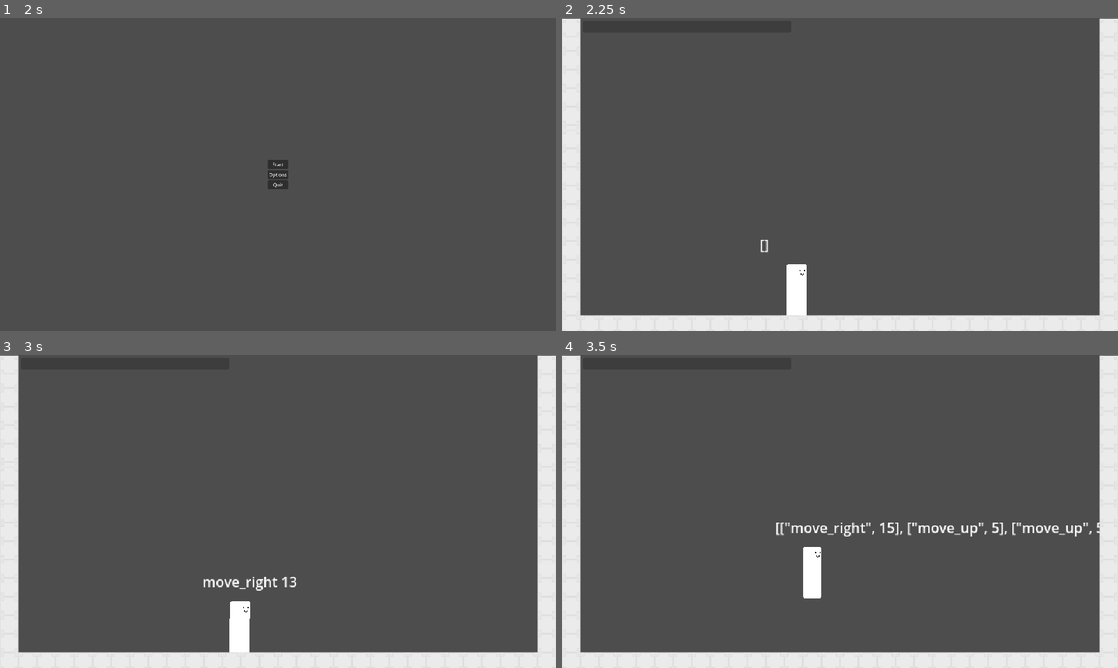
Above: before the commit, frames 1-4 (two rows, left to right).
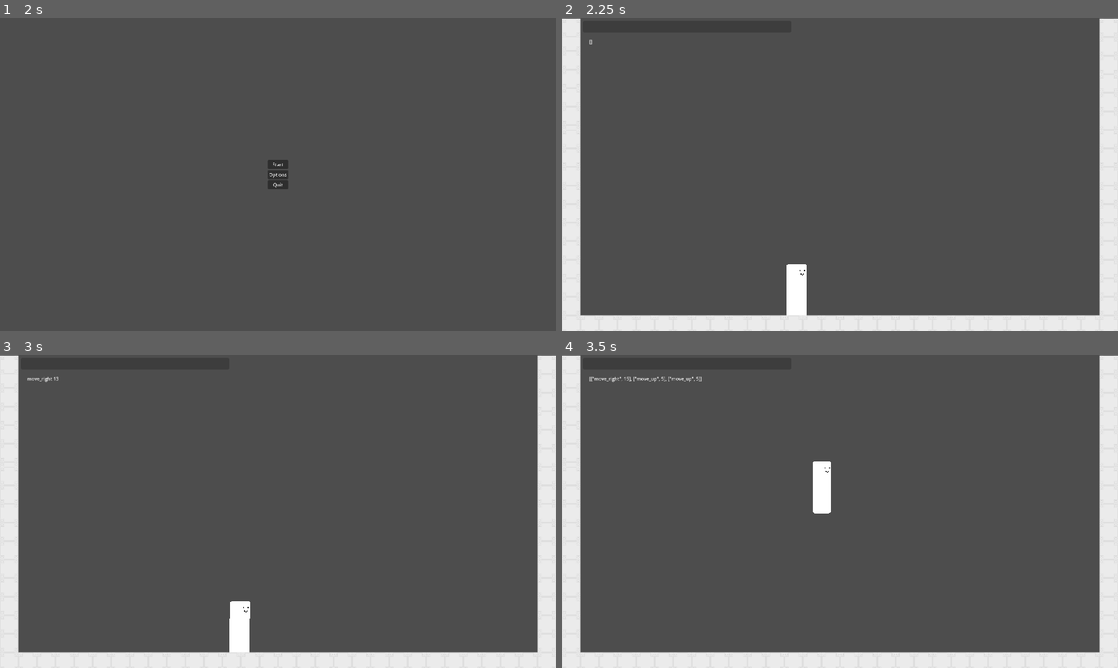
Above: after the commit, the same moments.

Repository: Mysteria0/To-Be-Name-Fighting-Game
Game: Godot game, scene res://menu.tscn
Two runs of this game, one before a commit and one after it. Both use one fixed random seed, a clock stepped at 60 frames per second and the inputs below.
Inputs:
- Up to frame 1 (2 s): click "Options" at 0.5 s; click "Return To Main Menu" at 1.25 s
- Up to frame 2 (2.25 s): click "Start" at 2 s
- Up to frame 3 (3 s): tap Enter at 2.75 s; hold D (move_right) from 2.78 s (still down); tap U (action_a) at 2.85 s
- Up to frame 4 (3.5 s): keep holding D (move_right); tap W (move_up) at 3.02, 3.32 s; tap I (action_b) at 3.05 s

Frame 1 is identical in both runs. In frame 2, less than 0.1% of the frame differs, in the area x 4-38%, y 6-75%; in frame 3, 0.3%; in frame 4, 2.0%, in the area x 4-97%, y 6-78%.
Error after the commit: Parse Error: Identifier "MoveController" not declared in the current scope. (res://Scripts/State)

Commit message:
slight cleanup, currently making the Movement controller to modularize movement code

Diff:
--- a/Player.tscn
+++ b/Player.tscn
@@ -180,12 +180,17 @@
 animation = &"Idle"
 
 [node name="InputReader" parent="." unique_id=1356831098 instance=ExtResource("27_yt0h1")]
+visible = false
 position = Vector2(-43, -61)
 SpecialsList = Array[Array]([["move_down", "move_left"]])
 
-[node name="MovementCode" type="Node" parent="." unique_id=423301028]
+[node name="MovementCode" type="Node" parent="." unique_id=423301028 node_paths=PackedStringArray("parent")]
 unique_name_in_owner = true
 script = ExtResource("28_vd78s")
+PerPXGravity = 980
+PerPXForwardSpeed = 65
+PerPXBackwardSpeed = 50
+parent = NodePath("..")
 metadata/_custom_type_script = "uid://c344dhuvt3awv"
 
 [connection signal="animation_finished" from="Sprites" to="state_machine/Tsurugi Jump" method="_on_sprites_animation_finished"]
--- a/Scripts/Input Reader/input_reader.gd
+++ b/Scripts/Input Reader/input_reader.gd
@@ -1,17 +1,17 @@
 extends Node2D
 
 
-@export_category("Specials And Normals")
+@export_category('Specials And Normals')
 @export var NormalsList : Array[Array]
 @export var SpecialsList : Array[Array]
 
 
-var validMotionInputs = ["move_left","move_right","move_down","move_up","move_leftdown"]
-var validAttackInputs = ["action_a","action_b","action_c","action_d"]
+var validMotionInputs = ['move_left','move_right','move_down','move_up','move_leftdown']
+var validAttackInputs = ['action_a','action_b','action_c','action_d']
 var RecentMotionInputs = []
 
-var currentMotionInput = "Neutral"
-var currentAttackInput = "Nothing"
+var currentMotionInput = 'Neutral'
+var currentAttackInput = 'Nothing'
 
 var holdtime : int
 var memorybuffer : int
@@ -32,22 +32,22 @@
 func _process(_delta: float) -> void:
 	handle_MotionInputs()
 	handle_AttackInputs()
-	if currentMotionInput == "Neutral":
-		$Control/Recent_input.text = str(RecentMotionInputs)##"Neutral " + str(holdtime)
+	if currentMotionInput == 'Neutral':
+		$Control/Recent_input.text = str(RecentMotionInputs)##'Neutral ' + str(holdtime)
 	else:
-		$Control/Recent_input.text = str(currentMotionInput) + " " + str(holdtime)
-	if currentAttackInput != "Nothing":
-		$Control/Recent_input.text += " " + str(currentAttackInput)
+		$Control/Recent_input.text = str(currentMotionInput) + ' ' + str(holdtime)
+	if currentAttackInput != 'Nothing':
+		$Control/Recent_input.text += ' ' + str(currentAttackInput)
 
 	remove_OldMotionInputs()
 
 func handle_MotionInputs() -> void:
-	if currentMotionInput != "Neutral":
+	if currentMotionInput != 'Neutral':
 		if Input.is_action_pressed(currentMotionInput):
 			holdtime += 1
 			RecentMotionInputs[-1][1] = clamp(holdtime,1,999)
 		if Input.is_action_just_released(currentMotionInput):
-			currentMotionInput = "Neutral"
+			currentMotionInput = 'Neutral'
 			holdtime = 1
 	else:
 		holdtime += 1
@@ -55,7 +55,7 @@
 
 func handle_AttackInputs() -> void:
 	if Input.is_action_just_released(currentAttackInput):
-		currentAttackInput = "Nothing"
+		currentAttackInput = 'Nothing'
 
 func remove_OldMotionInputs() -> void:
 	if !RecentMotionInputs.is_empty() and !Input.is_action_pressed(currentMotionInput):
--- a/Scripts/Main Menu/menu.gd
+++ b/Scripts/Main Menu/menu.gd
@@ -8,11 +8,11 @@
 
 
 func _on_start_pressed() -> void:
-	get_tree().change_scene_to_file("res://main.tscn")
+	get_tree().change_scene_to_file('res://main.tscn')
 
 
 func _on_options_pressed() -> void:
-	get_tree().change_scene_to_file("res://Settings.tscn")
+	get_tree().change_scene_to_file('res://Settings.tscn')
 
 
 func _on_quit_pressed() -> void:
--- a/Scripts/State Machine/Movement.gd
+++ b/Scripts/State Machine/Movement.gd
@@ -1 +1,18 @@
 class_name MovementCode extends Node
+
+@export var PerPXGravity : int
+@export var PerPXForwardSpeed : int
+@export var PerPXBackwardSpeed : int
+
+@export var parent : CharacterBody2D
+
+func Move_Character(input : String, override = 0) -> void:
+	if input == 'move_up':
+		parent.velocity.y -= 700 if override == 0 else override
+	elif input == 'move_left':
+		parent.velocity.x = -PerPXBackwardSpeed if override == 0 else -override
+	elif input == 'move_right':
+		parent.velocity.x = PerPXForwardSpeed if override == 0 else override
+	else:
+		parent.velocity.y += PerPXGravity if override == 0 else override
+	parent.move_and_slide()
--- a/Scripts/State Machine/Tsurugi States/tsurugi_falling.gd
+++ b/Scripts/State Machine/Tsurugi States/tsurugi_falling.gd
@@ -7,8 +7,7 @@
 
 
 func process_physics(delta: float) -> State:
-	parent.velocity.y += 1000*delta
-	parent.move_and_slide()
+	MoveController.Move_Character("Null",0)
 	if parent.is_on_floor():
 		return landing_state
 	return null
--- a/Scripts/State Machine/Tsurugi States/tsurugi_jump.gd
+++ b/Scripts/State Machine/Tsurugi States/tsurugi_jump.gd
@@ -12,9 +12,9 @@
 func process_physics(_delta: float) -> State:
 	parent.move_and_slide()
 	if whydoihavetouseaboolean:
-		if Input.is_action_pressed("move_left"):
+		if Input.is_action_pressed('move_left'):
 			parent.velocity.x = -100
-		elif Input.is_action_pressed("move_right"):
+		elif Input.is_action_pressed('move_right'):
 			parent.velocity.x = 100
 		parent.velocity.y = -700
 		parent.move_and_slide()
--- a/Scripts/State Machine/Tsurugi States/tsurugi_landing.gd
+++ b/Scripts/State Machine/Tsurugi States/tsurugi_landing.gd
@@ -16,14 +16,14 @@
 	parent.velocity.y += 980*delta
 	parent.move_and_slide()
 	if hopethisworks:
-		if !Input.is_action_pressed("move_up") and !Input.is_action_pressed("move_down"):
+		if !Input.is_action_pressed('move_up') and !Input.is_action_pressed('move_down'):
 			if Input.is_action_pressed('move_left') or Input.is_action_pressed('move_right'):
 				return move_state
 			else:
 				return idle_state
-		elif Input.is_action_pressed("move_up"):
+		elif Input.is_action_pressed('move_up'):
 			return jump_state
-		elif Input.is_action_pressed("move_down"):
+		elif Input.is_action_pressed('move_down'):
 			return crouching_state
 		else:
 			return idle_state
--- a/Scripts/State Machine/Tsurugi States/tsurugi_moving.gd
+++ b/Scripts/State Machine/Tsurugi States/tsurugi_moving.gd
@@ -7,9 +7,9 @@
 
 func enter() -> void:
 	super()
-	if Input.is_action_pressed("move_left"):
+	if Input.is_action_pressed('move_left'):
 		parent.velocity.x = -50
-	elif Input.is_action_pressed("move_right"):
+	elif Input.is_action_pressed('move_right'):
 		parent.velocity.x = 65
 
 func process_input(_event: InputEvent) -> State:
@@ -17,9 +17,9 @@
 		return jump_state
 	if Input.is_action_pressed('move_down') and parent.is_on_floor():
 		return crouching_state
-	if Input.is_action_pressed("move_left"):
+	if Input.is_action_pressed('move_left'):
 		parent.velocity.x = -50
-	elif Input.is_action_pressed("move_right"):
+	elif Input.is_action_pressed('move_right'):
 		parent.velocity.x = 65
 	else:
 		return idle_state
--- a/Scripts/State Machine/state_machine.gd
+++ b/Scripts/State Machine/state_machine.gd
@@ -1,6 +1,7 @@
 extends Node
 
 @export var starting_state : State
+
 
 var current_state : State
 var Current_Motion : String
--- a/Scripts/Universal Code/settings.gd
+++ b/Scripts/Universal Code/settings.gd
@@ -14,4 +14,4 @@
 
 
 func _on_back_pressed() -> void:
-	get_tree().change_scene_to_file("res://menu.tscn")
+	get_tree().change_scene_to_file('res://menu.tscn')
--- a/main.tscn
+++ b/main.tscn
@@ -28,5 +28,4 @@
 [node name="Levels" parent="." unique_id=1548540644 instance=ExtResource("3_h2yge")]
 
 [node name="InputReader" parent="." unique_id=1356831098 instance=ExtResource("4_1bvp3")]
-visible = false
 position = Vector2(94, 70)
